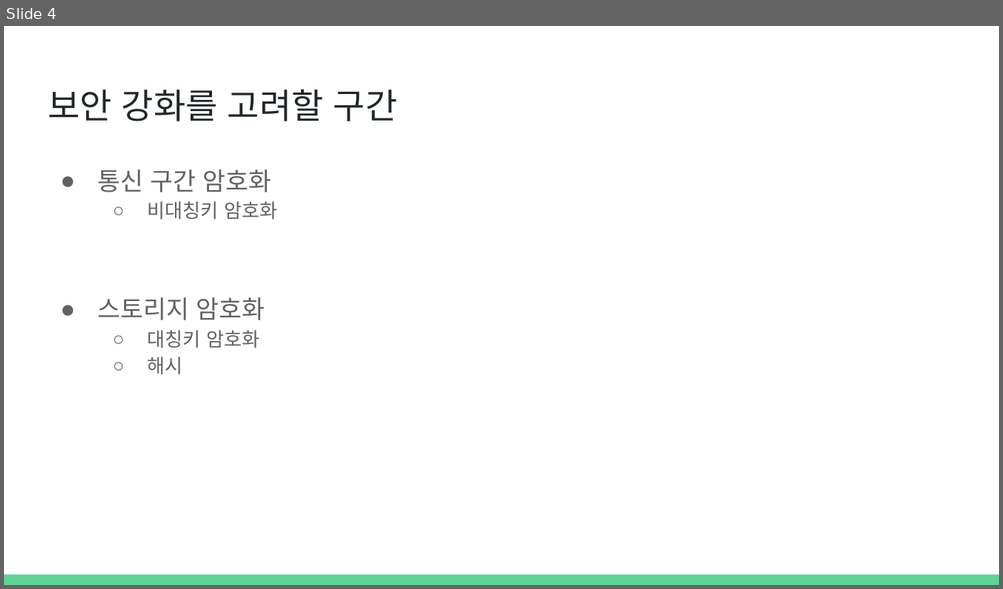
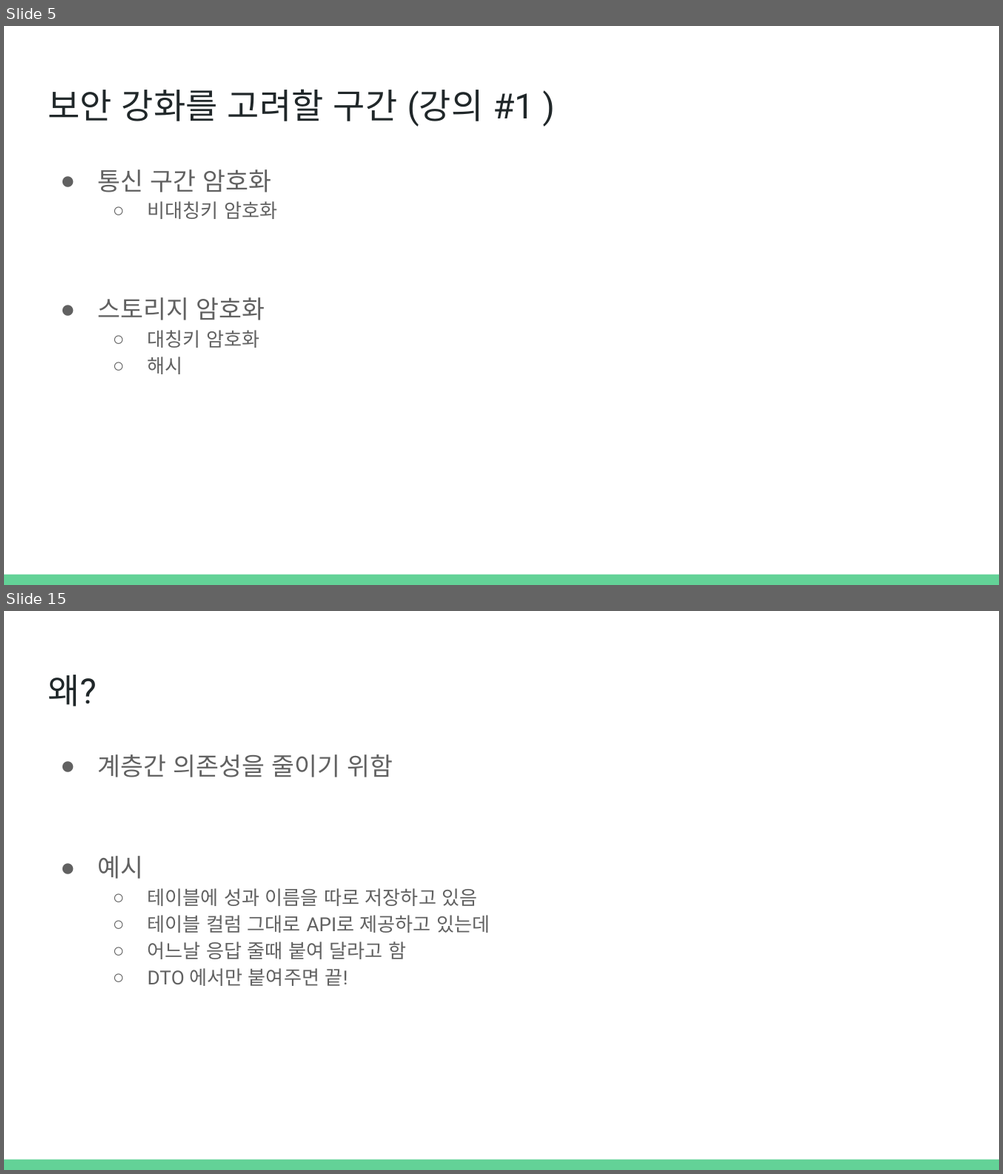
Before and after one commit to SJCEstudy/SJCEstudy_2025_Lecture, a slide deck: Server Lecture Material/개발자 스터디 #2.pptx. Shown one above the other, each under a label of ours: slide 4 before the commit, slides 5 and 15 after it; the slides between them are not shown. The pictures are 1003x589 and 1003x1174 pixels, drawn with LibreOffice and Linux fonts; fonts in the diff are those of the drawing. Boxes give left, top, right and bottom in pixels: in the first picture for what was removed or moved away, otherwise in the second. Text is boxed around its words. In the diff, an @@ line names an element or a change of style, - is before the commit and + after.

```diff
--- a/Server Lecture Material/개발자 스터디 #2.pptx
+++ b/Server Lecture Material/개발자 스터디 #2.pptx
@@ slide 15 added at [4, 611, 999, 1170], background #FFFFFF; not listed: 1 template element that a slide beside it also shows @@
@@ title added at [48, 675, 96, 706], 25.2 pt, text #202729 @@
+왜?
@@ text added at [97, 755, 489, 986], 14 pt, text #616161 @@
+● 계층간 의존성을 줄이기 위함
+● 예시
+  ○ 테이블에 성과 이름을 따로 저장하고 있음
+  ○ 테이블 컬럼 그대로 API로 제공하고 있는데
+  ○ 어느날 응답 줄때 붙여 달라고 함
+  ○ DTO 에서만 붙여주면 끝!
@@ what was slide 4 is now slide 5 @@
@@ slide 5 changed as well @@
@@ title at [48, 89, 534, 127]: text changed @@
-보안 강화를 고려할 구간
+보안 강화를 고려할 구간 (강의 #1 )
```
Also in this commit, not shown: 2 other slides changed, 18 other slides added, 1 other file.
